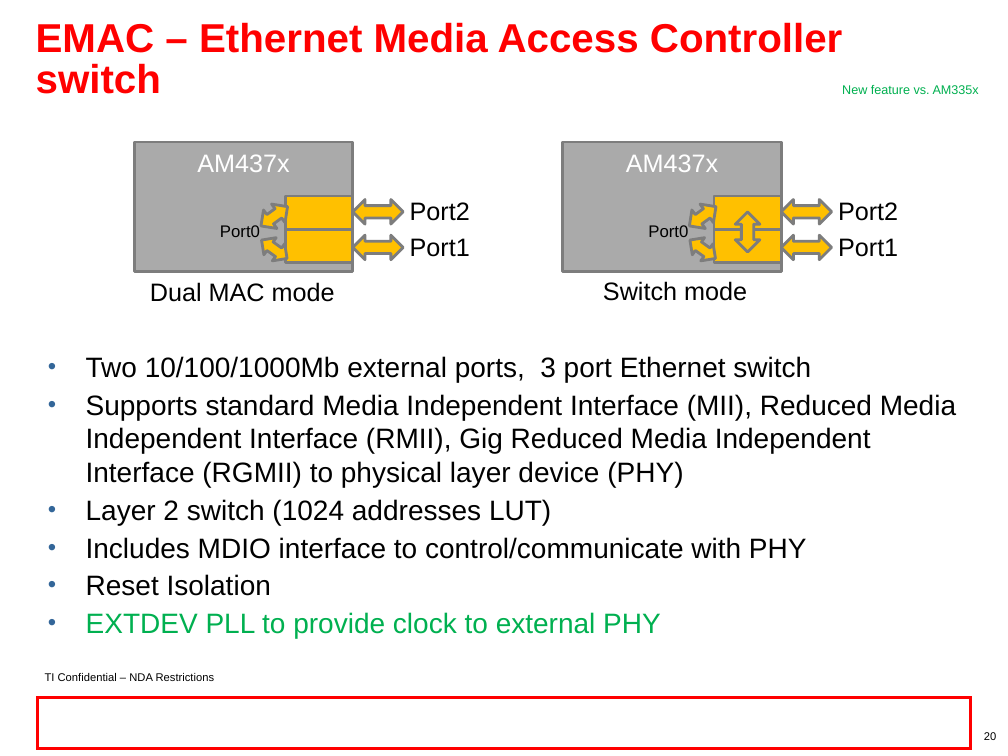
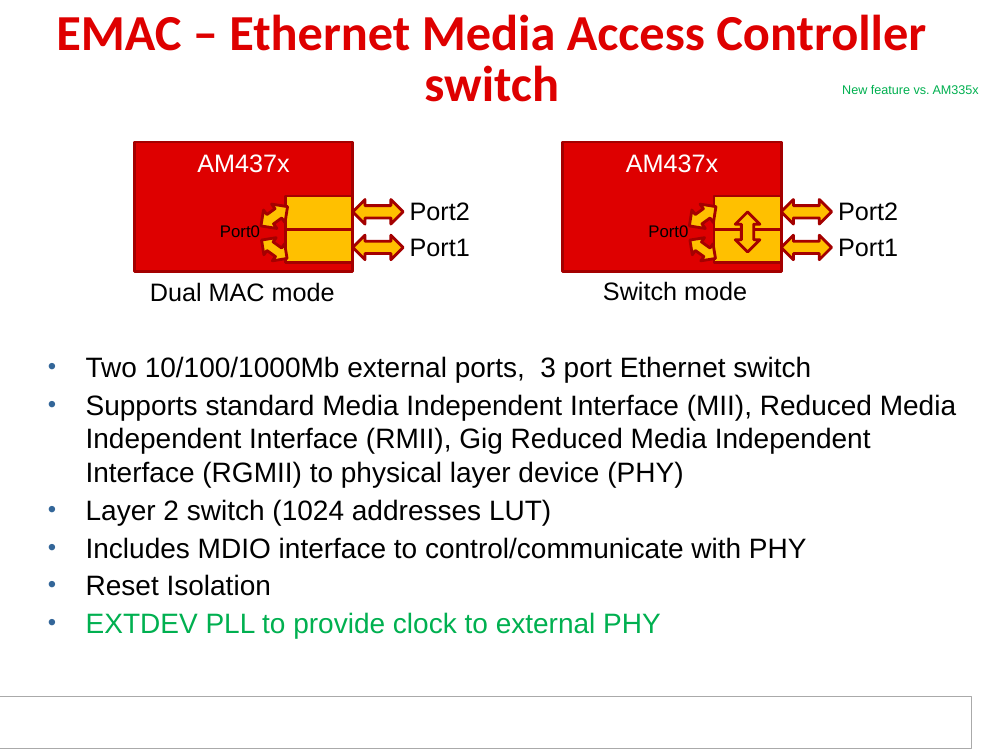
Before and after one commit to hari1989/keystone-workshop, a slide deck: slide 22 of preliminary/Working/presentations/Sitara/Ran_sitara_boot_camp_am437x_technical_overview_final.pptx (slide 20 before the commit). Drawn at 1008x756 pixels with LibreOffice and Linux fonts; fonts in the diff are those of the drawing; background and template pictures are left out. Boxes give left, top, right and bottom in pixels: in the first picture for what was removed or moved away, otherwise in the second. Text is boxed around its words. In the diff, an @@ line names an element or a change of style, - is before the commit and + after.

```diff
--- a/preliminary/Working/presentations/Sitara/Ran_sitara_boot_camp_am437x_technical_overview_final.pptx
+++ b/preliminary/Working/presentations/Sitara/Ran_sitara_boot_camp_am437x_technical_overview_final.pptx
@@ title "EMAC – Ethernet Media Access ..." at <box>56,14,926,102</box>: size 28.8 to 36 pt, font Arial to Calibri, text colour #FF0000 to #DE0000; alignment left to centre @@
@@ rectangle "AM437x" at <box>134,142,353,271</box>: fill #AAAAAA to #DE0000; outline #7E7E7E 2 pt to #A40000 2 pt @@
@@ rectangle "AM437x" at <box>562,142,781,271</box>: fill #AAAAAA to #DE0000; outline #7E7E7E 2 pt to #A40000 2 pt @@
@@ outline #7E7E7E 2 pt to #A40000 2 pt in 13 elements at <box>285,196,353,229</box>, <box>285,230,353,263</box>, <box>353,235,403,259</box>, <box>353,200,403,224</box>, <box>254,197,295,235</box>, <box>256,232,294,267</box>, <box>714,196,781,229</box>, <box>714,230,781,263</box>, <box>781,235,832,259</box>, <box>781,200,832,224</box>, <box>683,197,723,235</box>, <box>684,232,722,267</box>, <box>736,212,760,252</box> @@
@@ text removed at <box>45,673,215,681</box> @@
-TI Confidential – NDA Restrictions
@@ rectangle added at <box>0,697,972,748</box>, fill #FFFFFF, outline #AAAAAA 0.75 pt @@
@@ rectangle: place and size @@
-rectangle at <box>37,698,971,749</box>
+rectangle at <box>5,698,969,748</box>
@@ rectangle at <box>5,698,969,748</box>: fill none to #FFFFFF; outline #FF0000 2 pt to none @@
@@ page number removed at <box>984,732,996,740</box> @@
-20
```
Also in this commit, not shown: 49 other slides changed, 5 slides added, 3 slides removed.
